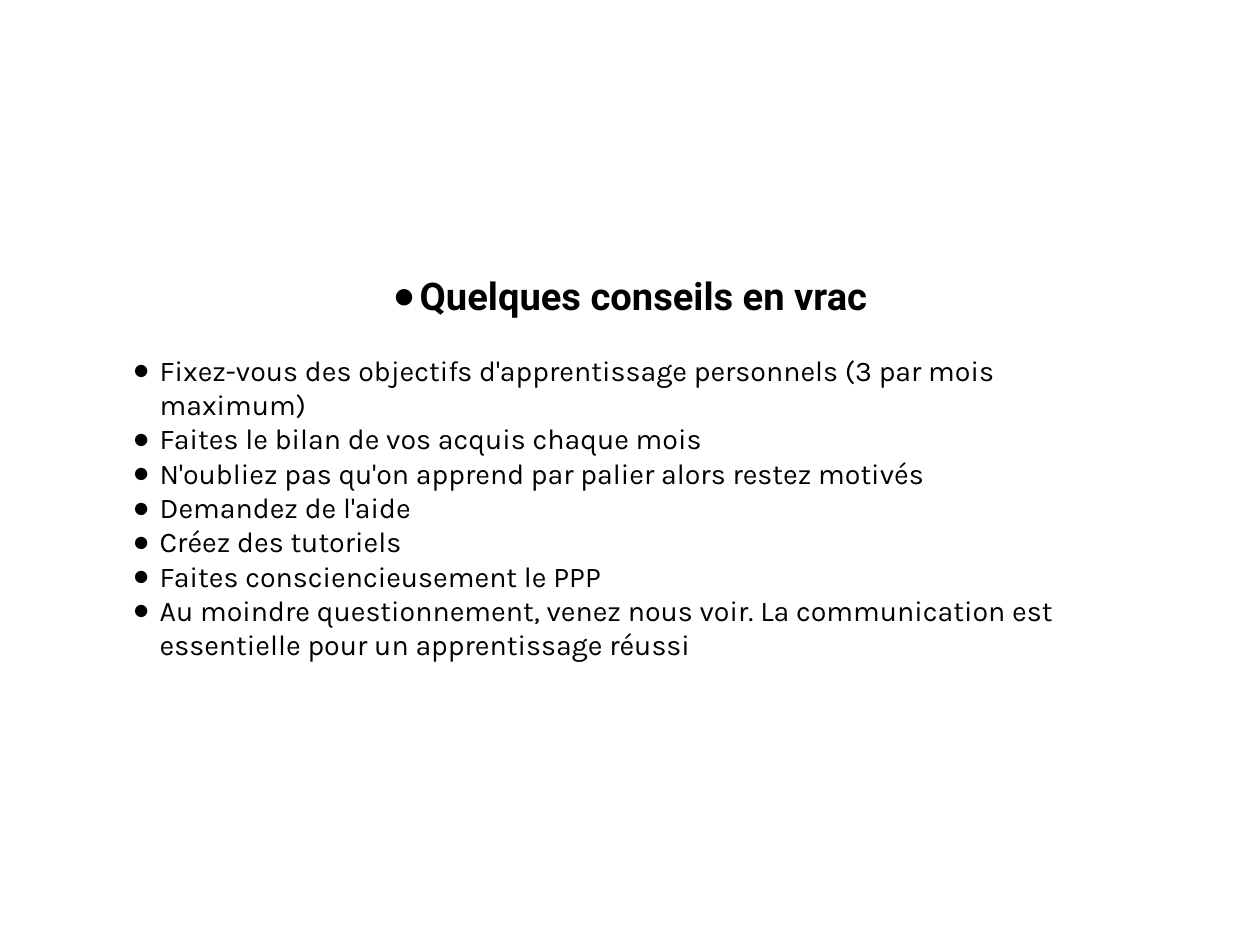
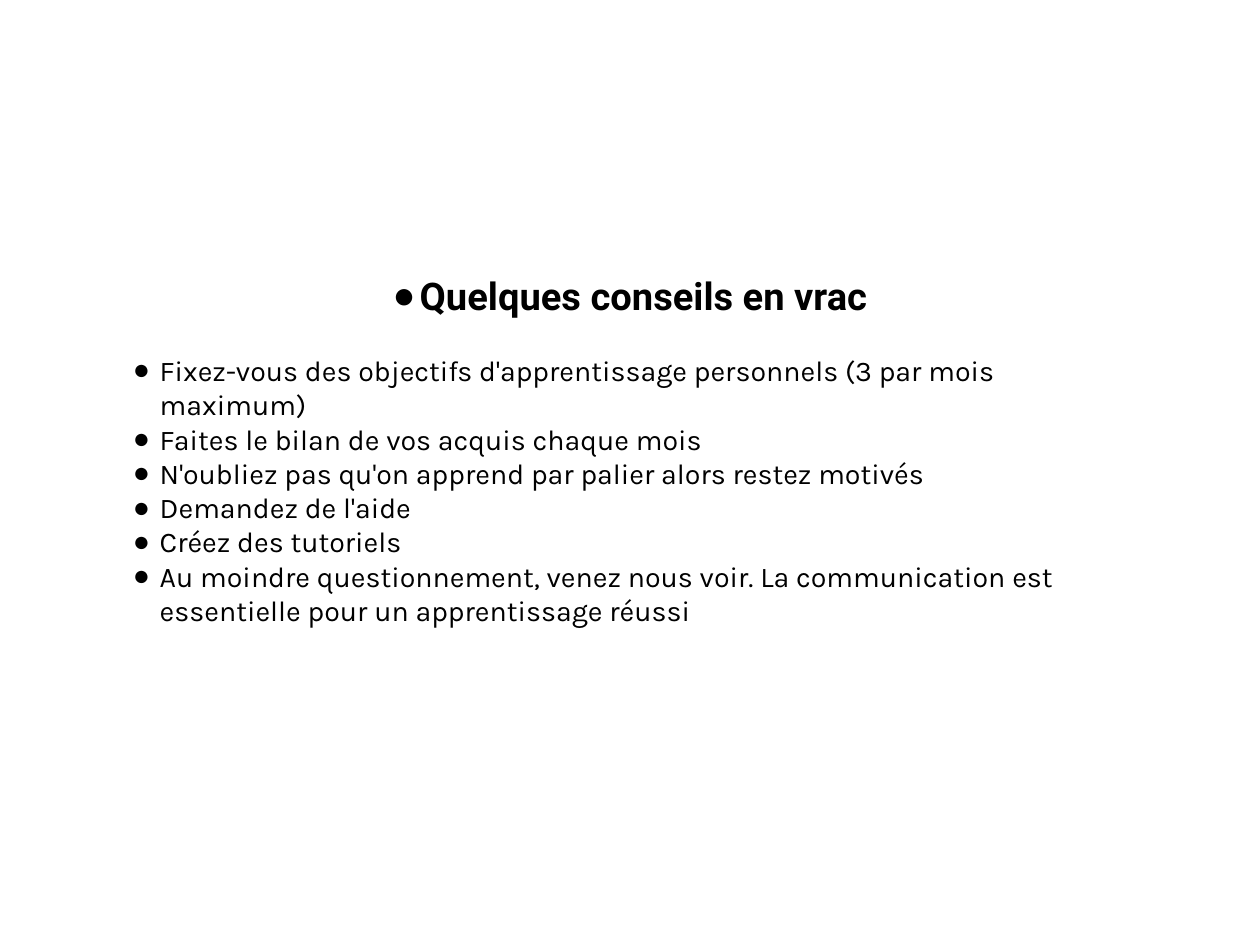
Before and after one commit to SimplonSt-Gaudens/programme-web-dev-promo-2, a slide deck: slide 16 of Prairie/00_Prez promo St-GO#2.odp.pptx. Drawn at 1260x945 pixels with LibreOffice and Linux fonts; fonts in the diff are those of the drawing; background and template pictures are left out. Boxes give left, top, right and bottom in pixels: in the first picture for what was removed or moved away, otherwise in the second. Text is boxed around its words. In the diff, an @@ line names an element or a change of style, - is before the commit and + after.

```diff
--- a/Prairie/00_Prez promo St-GO#2.odp.pptx
+++ b/Prairie/00_Prez promo St-GO#2.odp.pptx
@@ text at [160,567,600,588]: paragraph removed @@
-● Faites consciencieusement le PPP
```
Also in this commit, not shown: 10 other slides changed.
